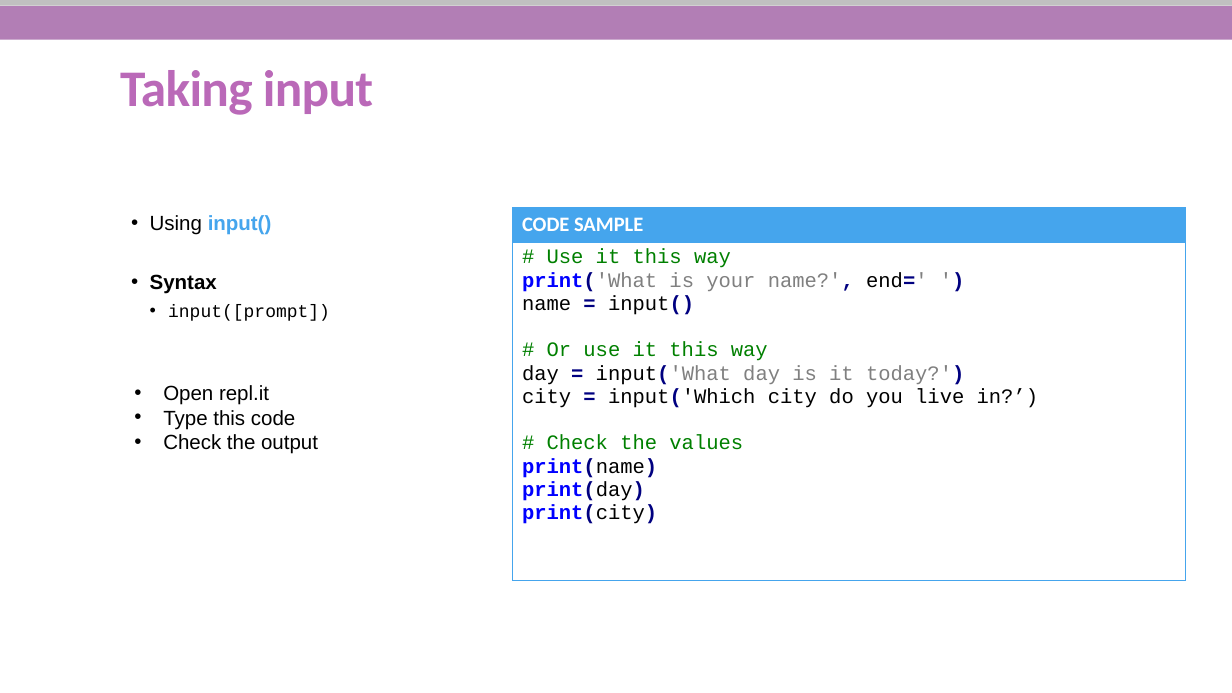
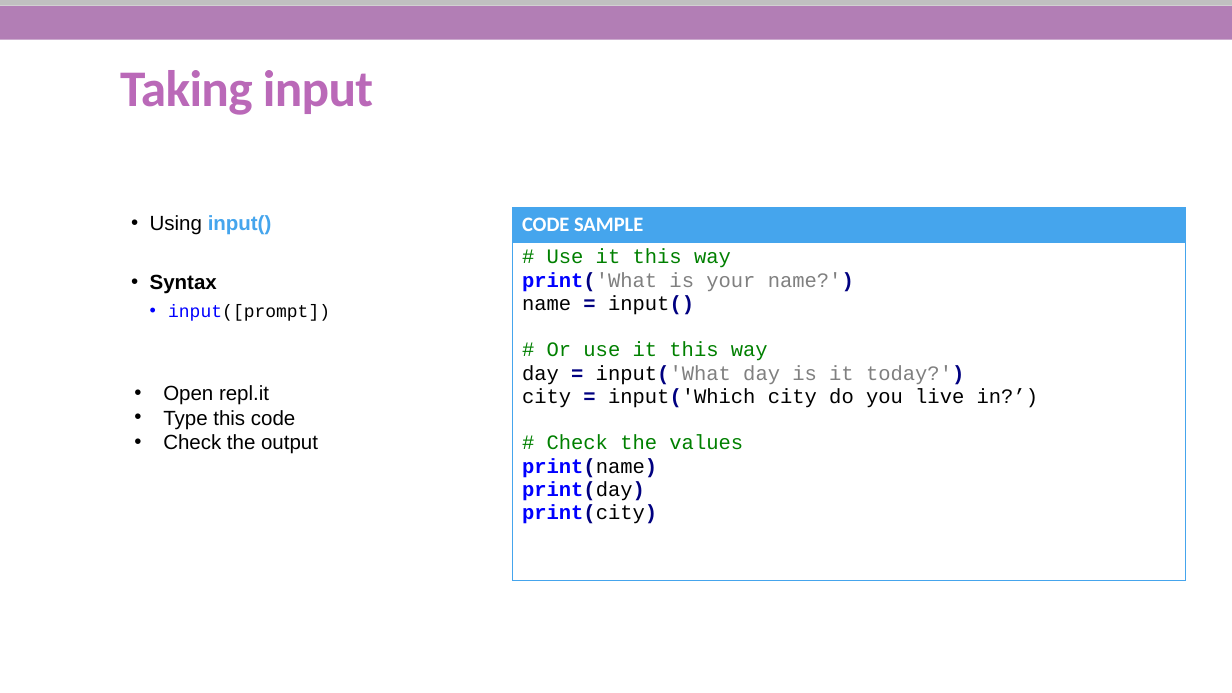
Before and after one commit to She-Codes-Now/Intro-to-Python, a slide deck: slide 12 of Python-SheCodesNow_updated.pptx. Drawn at 1232x693 pixels with LibreOffice and Linux fonts; fonts in the diff are those of the drawing; background and template pictures are left out. Boxes give left, top, right and bottom in pixels: in the first picture for what was removed or moved away, otherwise in the second. Text is boxed around its words. In the diff, an @@ line names an element or a change of style, - is before the commit and + after.

```diff
--- a/Python-SheCodesNow_updated.pptx
+++ b/Python-SheCodesNow_updated.pptx
@@ table at (x1=513, y1=208, x2=1186, y2=580) @@
-row 2, column 1: # Use it this way / print('What is your name?', end=' ') / name = input() / # Or use it this way / day = input('What day is it today?') / city = input('Which city do you live in?’) / # Check the values / print(name) / print(day) / print(city)
+row 2, column 1: # Use it this way / print('What is your name?') / name = input() / # Or use it this way / day = input('What day is it today?') / city = input('Which city do you live in?’) / # Check the values / print(name) / print(day) / print(city)
@@ text at (x1=168, y1=305, x2=330, y2=321): text colour #000000 to #0000FF in "input([prompt])" @@
```
Also in this commit, not shown: 12 other slides changed, 3 slides added, 12 slides removed.
